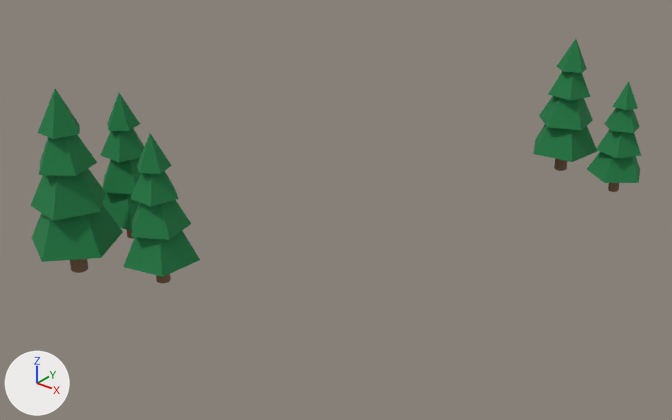
Before and after pictures for a commit that changed the glTF model public/Models/Trees.gltf.
Rendered twice from a camera (50 mm lens) standing at (19.8, -26.5, 17.1) and looking at (0.0, -1.7, 1.7). Lighting does not change. The marker at lower left points along +X, +Y and +Z. Where no turn or scale is listed for an object, it has been applied to the vertices.

Names of what the first picture shows: 'Leaves.001', 'Leaves.002', 'Leaves.003', 'Leaves.004', 'Leaves.005'.
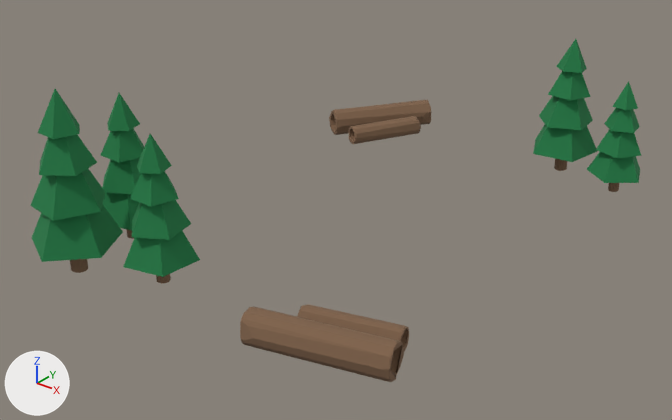
Patch to the scene script:
```diff
--- a/public/Models/Trees.gltf.py
+++ b/public/Models/Trees.gltf.py
@@ mat_ground_001 @@
+mat_ground_001 = principled_material('Ground.001')
+mat_ground_001.base_color = (0.214, 0.124, 0.0699)  # brown #7f634b
+mat_ground_001.roughness = 1.0
@@ me_cylinder_005 @@
+me_cylinder_005.from_pydata(...)  # 165 vertices, 326 faces; spans x -1.78..1.74, y -0.85..0.85, z -0.45..0.45
+me_cylinder_005.materials.append(mat_ground_001)  # brown #7f634b
@@ me_cylinder_003 @@
+me_cylinder_003.from_pydata(...)  # 217 vertices, 430 faces; spans x -2.52..2.53, y -1.14..1.18, z -0.65..0.64
+me_cylinder_003.materials.append(mat_ground_001)  # brown #7f634b
@@ me_cylinder_002 @@
+me_cylinder_002.from_pydata(...)  # 165 vertices, 326 faces; spans x -1.11..1.15, y -1.71..1.72, z -0.43..0.43
+me_cylinder_002.materials.append(mat_ground_001)  # brown #7f634b
@@ me_cylinder_001 @@
+me_cylinder_001.from_pydata(...)  # 165 vertices, 326 faces; spans x -1.84..1.78, y -2.38..2.37, z -0.61..0.61
+me_cylinder_001.materials.append(mat_ground_001)  # brown #7f634b
@@ ob_truns_001 @@
+ob_truns_001 = bpy.data.objects.new('Truns.001', me_cylinder_005)
+ob_truns_001.location = (5.02, -7.15, 1.22)
@@ ob_trunks_001 @@
+ob_trunks_001 = bpy.data.objects.new('Trunks.001', me_cylinder_003)
+ob_trunks_001.location = (4.87, -8.55, 1.35)
@@ ob_truns @@
+ob_truns = bpy.data.objects.new('Truns', me_cylinder_002)
+ob_truns.location = (-4.26, 7.31, 1.22)
@@ ob_trunks @@
+ob_trunks = bpy.data.objects.new('Trunks', me_cylinder_001)
+ob_trunks.location = (-5.21, 8.35, 1.35)
```

Boxes (x1, y1, x2, y2) around the edits, measured in the pictures (672 x 420 px):
'Trunks.001', added (brown): after (240, 307, 404, 382)
'Trunks', added (brown): after (329, 100, 431, 135)
'Truns.001', added (brown): after (297, 305, 409, 351)
'Truns', added (brown): after (349, 116, 421, 144)
